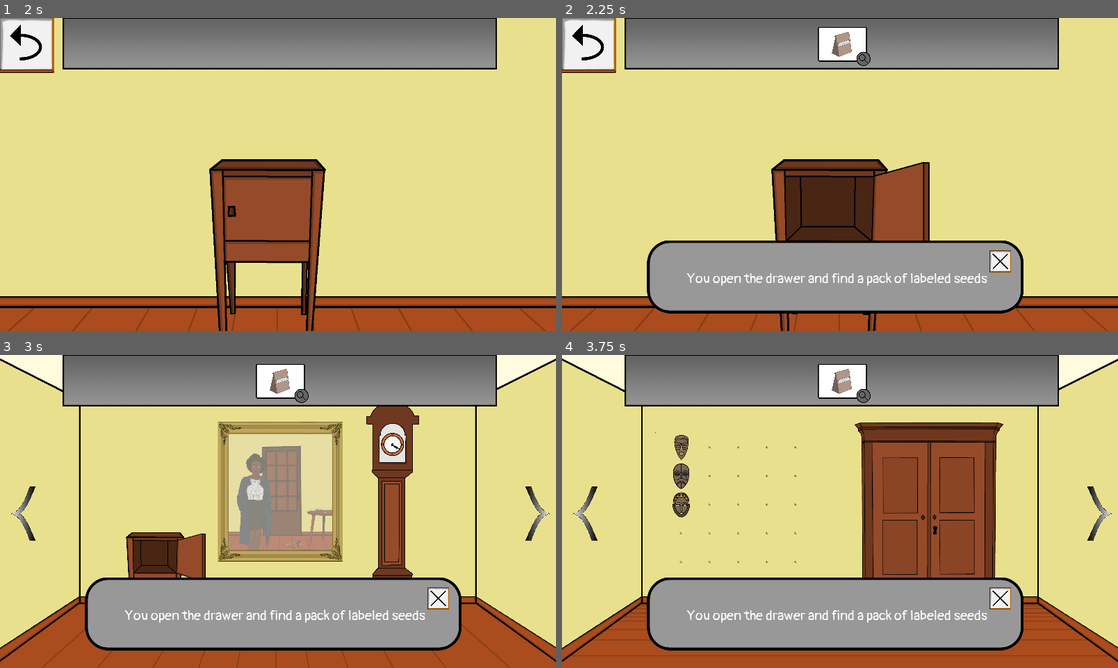
Above: before the commit, frames 1-4 (two rows, left to right).
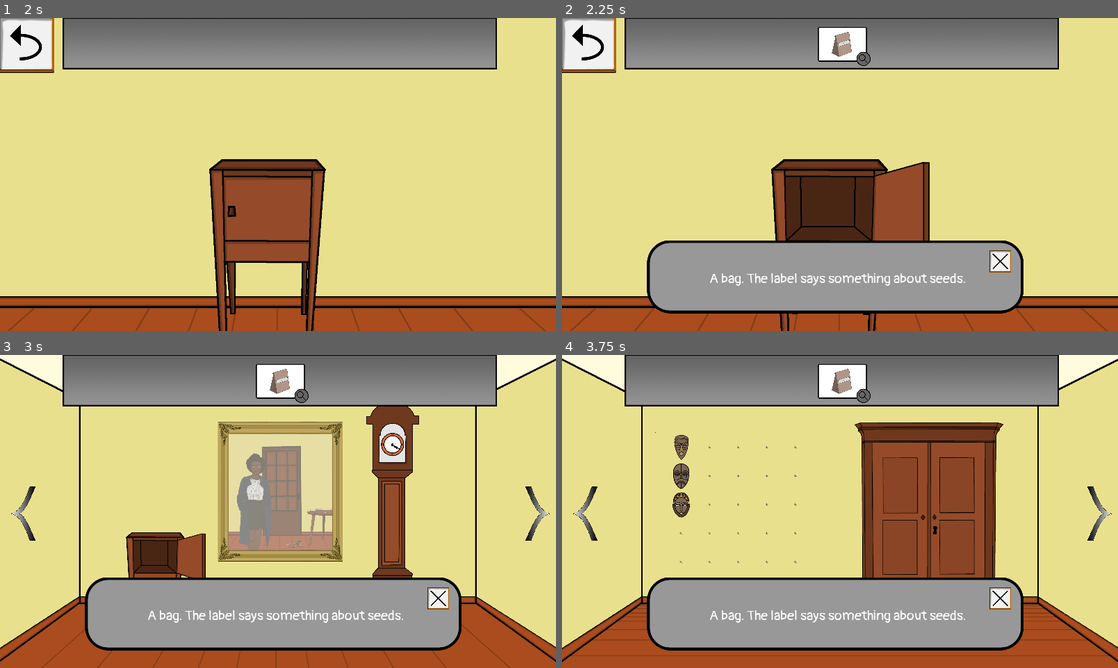
Above: after the commit, the same moments.

Repository: Paulpanther/GameJam11
Game: Godot game, scene res://Scenes/Main.tscn
The game is run twice, just before and just after one commit, with the same random seed, the same clock (stepped at 60 frames per second) and the same inputs.
Inputs (mouse positions are in pixels of both pictures, inside the frame that each line leads up to):
- Up to frame 1 (2 s): tap Enter at 0.5 s; move the mouse to (422, 174) at 0.52 s; click (422, 174) at 0.67 s; tap Space at 1.25 s; move the mouse to (155, 237) at 1.27 s; click (155, 237) at 1.42 s
- Up to frame 2 (2.25 s): tap Enter at 2 s; move the mouse to (828, 243) at 2.02 s; click (828, 243) at 2.17 s
- Up to frame 3 (3 s): tap Space at 2.75 s; move the mouse to (27, 380) at 2.77 s; click (27, 380) at 2.92 s
- Up to frame 4 (3.75 s): tap Enter at 3.5 s; move the mouse to (584, 511) at 3.52 s; click (584, 511) at 3.67 s

Frame 1 is identical in both runs. In frame 2, 0.8% of the frame differs, in the area x 22-77%, y 81-86%; in frame 3, 0.8%; in frame 4, 0.8%.

Commit message:
added scissors as item and updated item descriptions

Diff:
--- a/Scripts/Globals/items.gd
+++ b/Scripts/Globals/items.gd
@@ -2,9 +2,10 @@
 
 var _proto_item = preload("res://Scripts/item.gd")
 
-var poem_paper = _proto_item.new("res://Sprites/Items/paper.png", "Folded Paper", "You found a folded piece of paper", "res://Sprites/Items/poem.png")
-var hook_shaped_key = _proto_item.new("res://Sprites/Items/hook_shaped_key.png", "Hook shaped Key", "A hook-shaped key fall from the wall", null)
-var seeds = _proto_item.new("res://Sprites/Items/seeds_small.png", "Seeds", "You open the drawer and find a pack of labeled seeds", "res://Sprites/Items/seeds.png")
-var can = _proto_item.new("res://Sprites/Items/can.png", "Watering can", "In the closet is a filled watering can", null)
-var potato = _proto_item.new("res://Sprites/Items/potato.png","The Potato", "A Potato. Looks like it would taste great with cooked RED HERING", null)
-var door_key = _proto_item.new("res://Sprites/Items/door_key.png", "Door key", "One of the leaves of the flower contains a key", null)
+var poem_paper = _proto_item.new("res://Sprites/Items/paper.png", "Folded Paper", "A folded piece of paper.", "res://Sprites/Items/poem.png")
+var hook_shaped_key = _proto_item.new("res://Sprites/Items/hook_shaped_key.png", "A Hook shaped Key", "A hook-shaped key, that fell out of the wall", null)
+var seeds = _proto_item.new("res://Sprites/Items/seeds_small.png", "Seeds", "A bag. The label says something about seeds.", "res://Sprites/Items/seeds.png")
+var can = _proto_item.new("res://Sprites/Items/can.png", "Watering can", "A watering can. It seems pretty full.", null)
+var potato = _proto_item.new("res://Sprites/Items/potato.png","The Potato", "A Potato. Looks like it would taste great with cooked RED HERING.", null)
+var door_key = _proto_item.new("res://Sprites/Items/door_key.png", "Door key", "A key. I found it on the Flower.", null)
+var scissors = _proto_item.new("res://Sprites/Items/scissors.png", "Pair of Scissors", "Scissors. They look functional.", null)
Binary file added: Sprites/Items/scissors.png
Not shown, added: Sprites/Items/scissors.png.import
